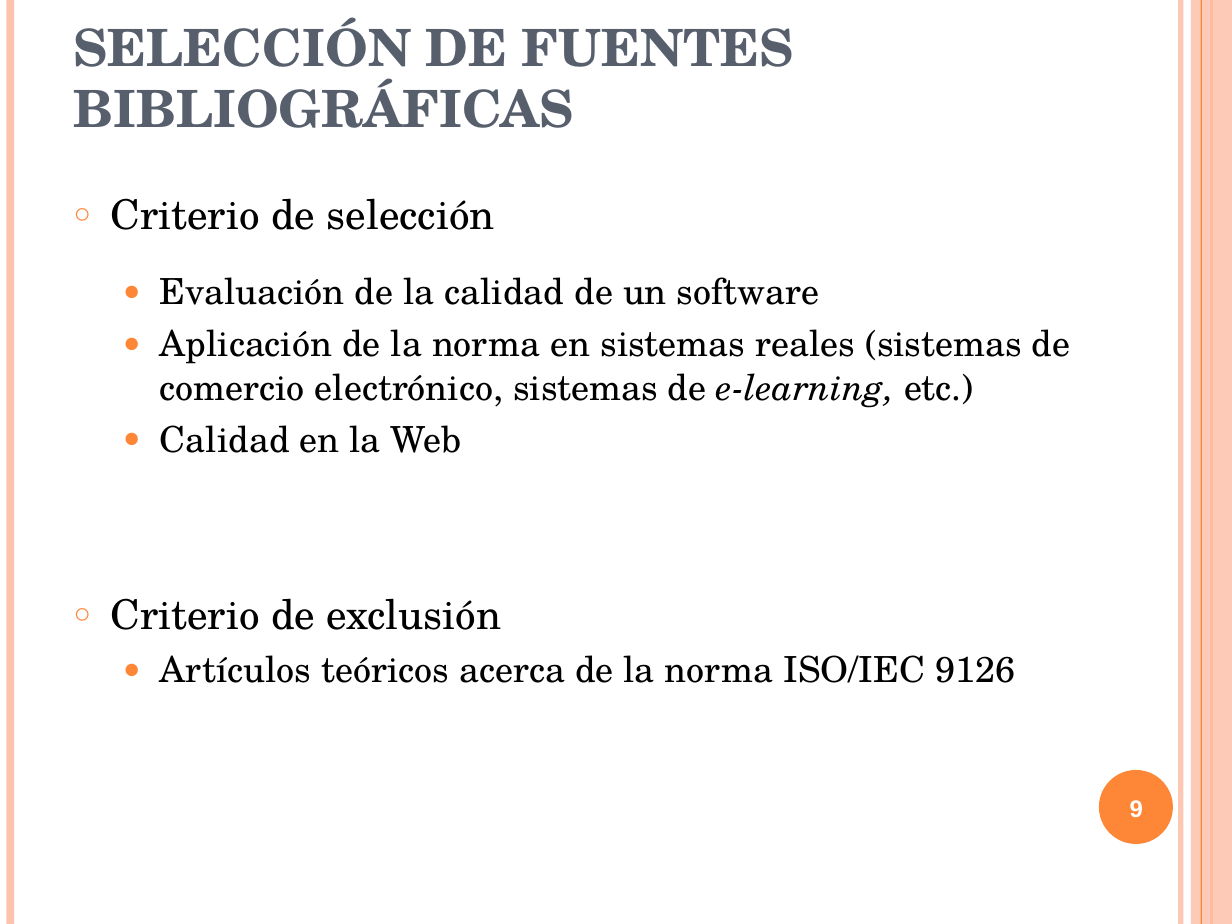
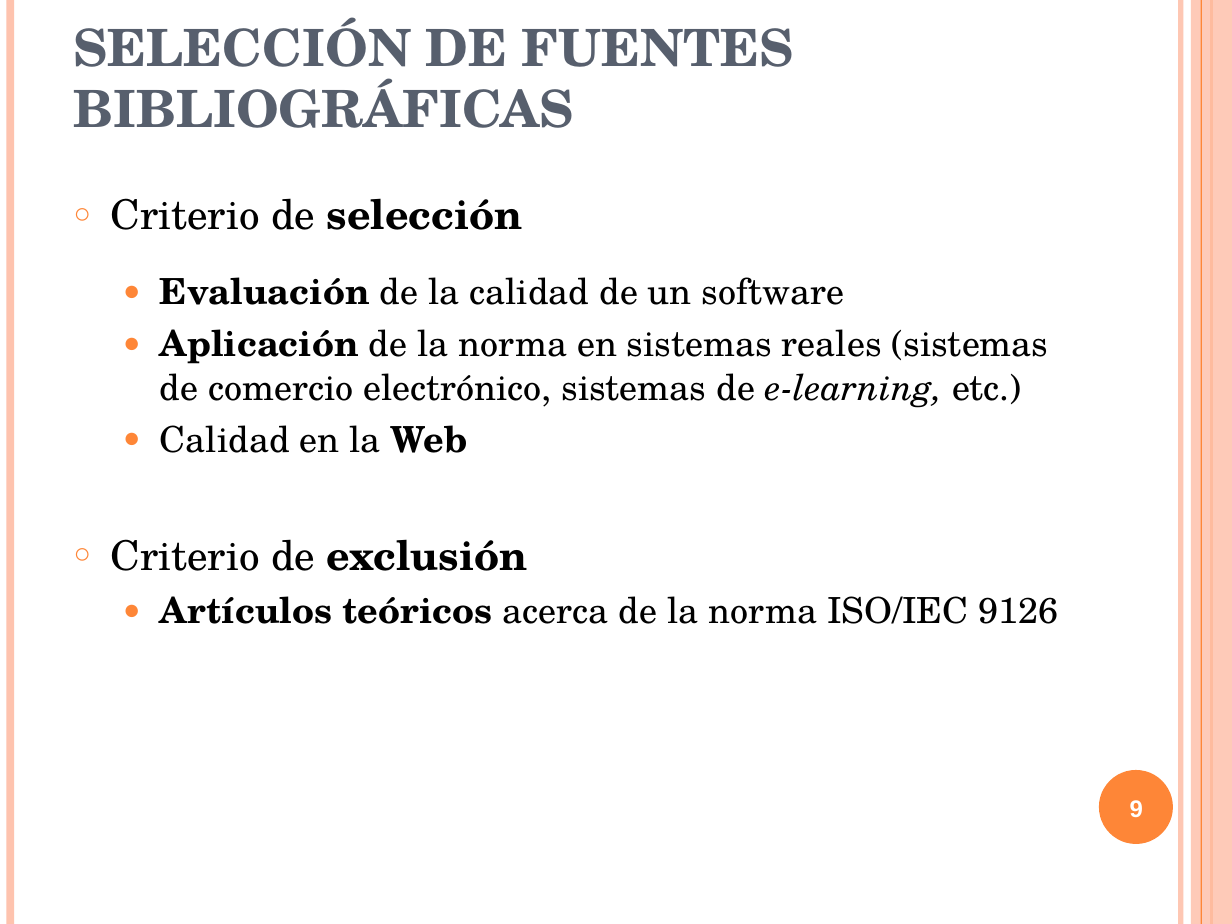
Before and after one commit to txedo/isi-auditoria, a slide deck: slide 9 of calidad/Trabajo/presentacion/presentacionCalidad.ppt. Drawn at 1232x924 pixels with LibreOffice and Linux fonts; fonts in the diff are those of the drawing. Boxes give left, top, right and bottom in pixels: in the first picture for what was removed or moved away, otherwise in the second. Text is boxed around its words. In the diff, an @@ line names an element or a change of style, - is before the commit and + after.

Commit message:
Calidad:   * Terminada mi parte de la presentacion

```diff
--- a/calidad/Trabajo/presentacion/presentacionCalidad.ppt
+++ b/calidad/Trabajo/presentacion/presentacionCalidad.ppt
@@ text "Criterio de selección" at (110, 198, 1059, 624): bold on in "selección", "Evaluación", "Aplicación", "Web" and 2 more places @@
```
Also in this commit, not shown: 8 slides added, 1 other file.
